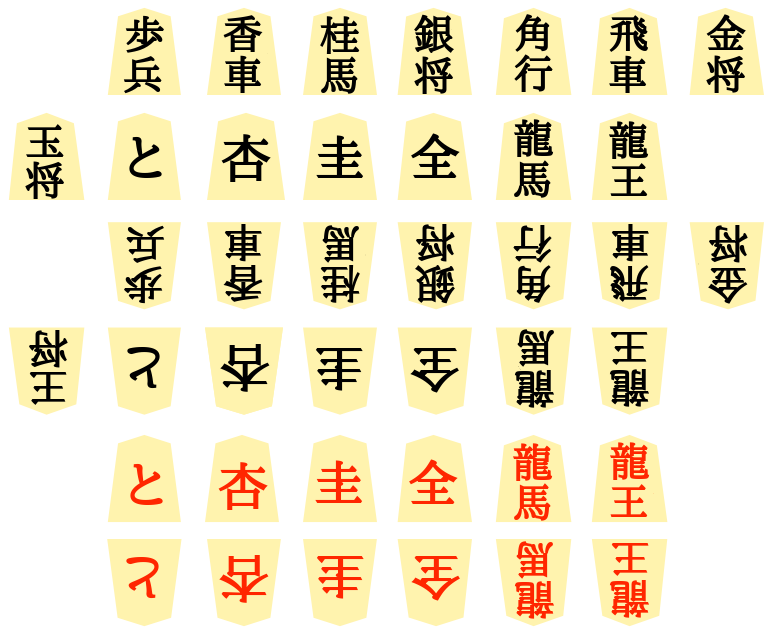
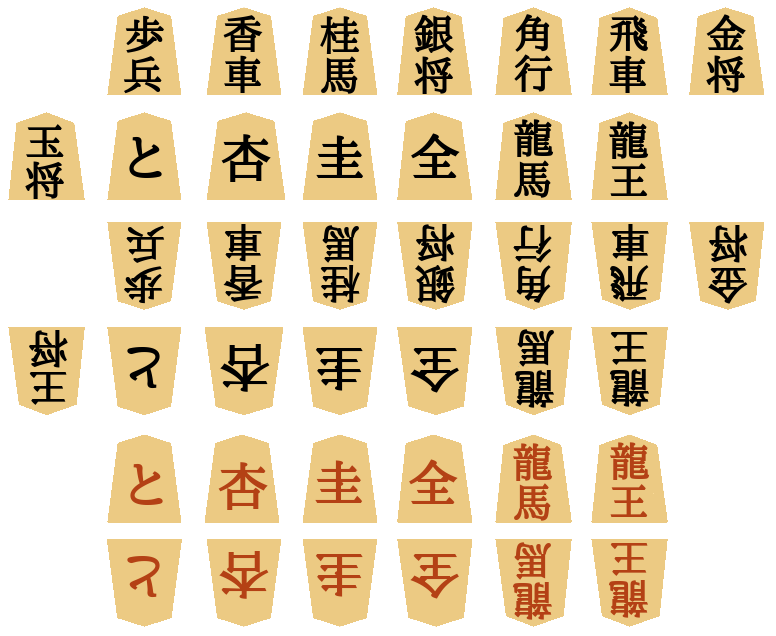
Layers edited between the first and the second 776 x 636 image:
painted on "後手" over (126, 541, 649, 620)
painted on "龍(赤)" over (610, 442, 650, 480)
painted on "王(赤)" over (610, 484, 648, 517)
painted on "龍(赤) #1" over (513, 443, 553, 481)
painted on "馬(赤)" over (514, 483, 551, 521)
painted on "全(赤)" over (409, 459, 458, 504)
painted on "圭(赤)" over (315, 460, 363, 503)
painted on "杏(赤)" over (218, 462, 268, 510)
painted on "と(赤)" over (130, 463, 163, 505)
painted on "piece_v1_776_636.png" over (8, 7, 764, 627)
